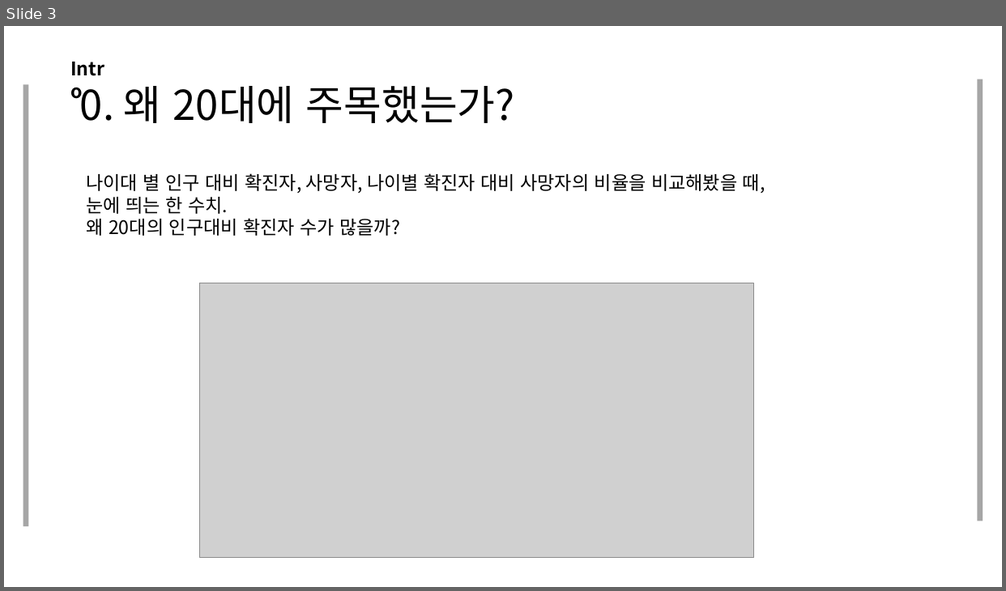
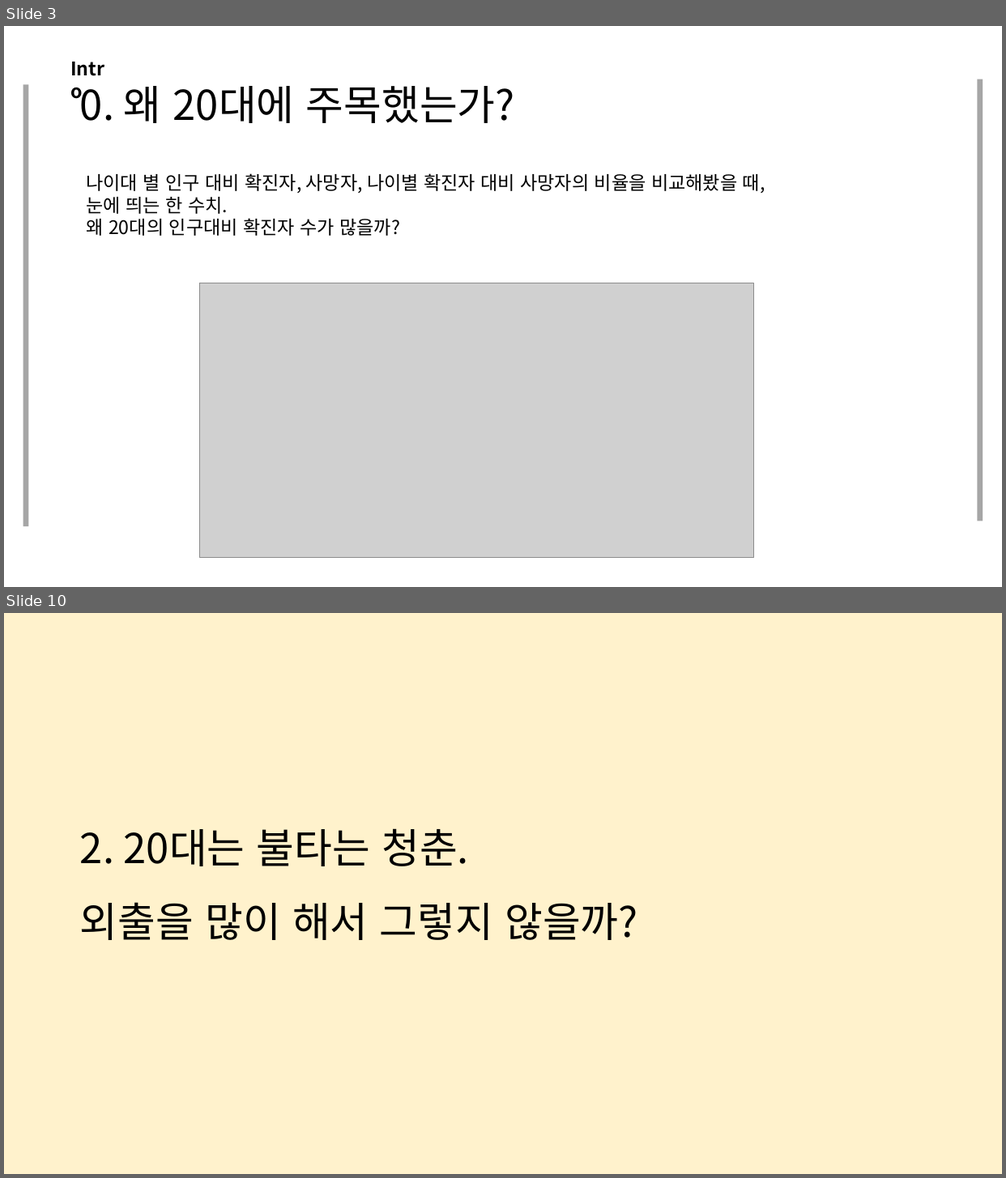
Before and after one commit to JooEHyeon/CORONA19_data_analysis, a slide deck: 최종합본.pptx. Shown one above the other, each under a label of ours: slide 3 before the commit, slides 3 and 10 after it; the slides between them are not shown. The pictures are 1006x591 and 1006x1178 pixels, drawn with LibreOffice and Linux fonts; fonts in the diff are those of the drawing; grey boxes stand for pictures. Boxes give left, top, right and bottom in pixels: in the first picture for what was removed or moved away, otherwise in the second. Text is boxed around its words. In the diff, an @@ line names an element or a change of style, - is before the commit and + after.

```diff
--- a/최종합본.pptx
+++ b/최종합본.pptx
@@ slide 10 added at (4, 613, 1002, 1174), background #FFF2CC @@
@@ title added at (80, 828, 637, 940), 39.6 pt, text #000000 @@
+2. 20대는 불타는 청춘.
+외출을 많이 해서 그렇지 않을까?
```
Also in this commit, not shown: 22 slides changed, 3 other slides added, 2 slides removed.
